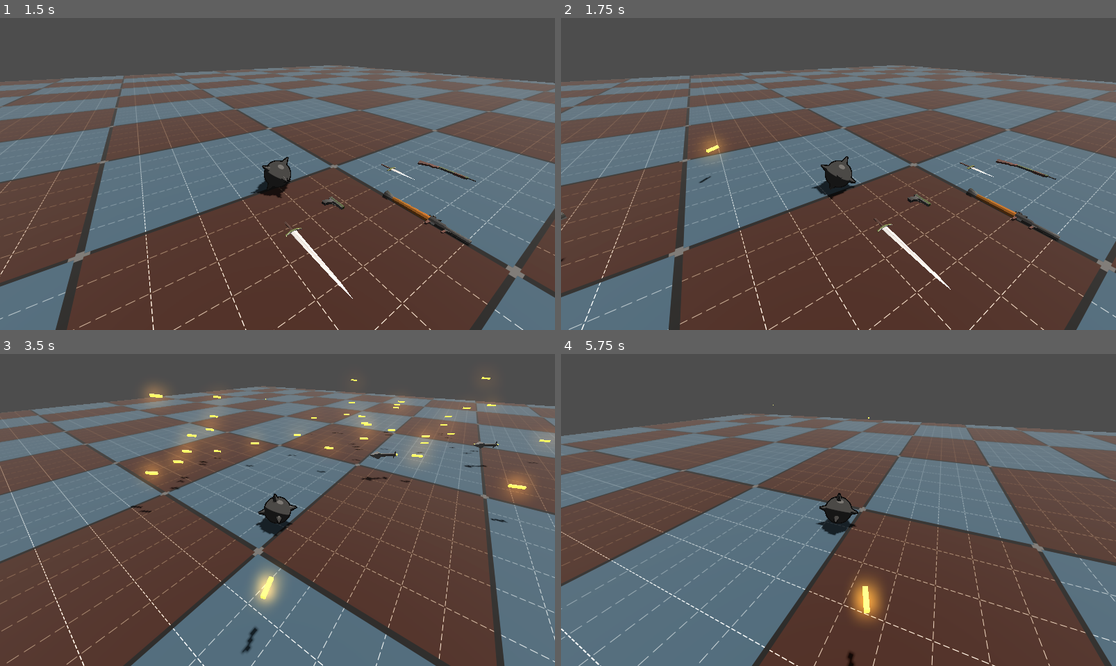
Above: before the commit, frames 1-4 (two rows, left to right).
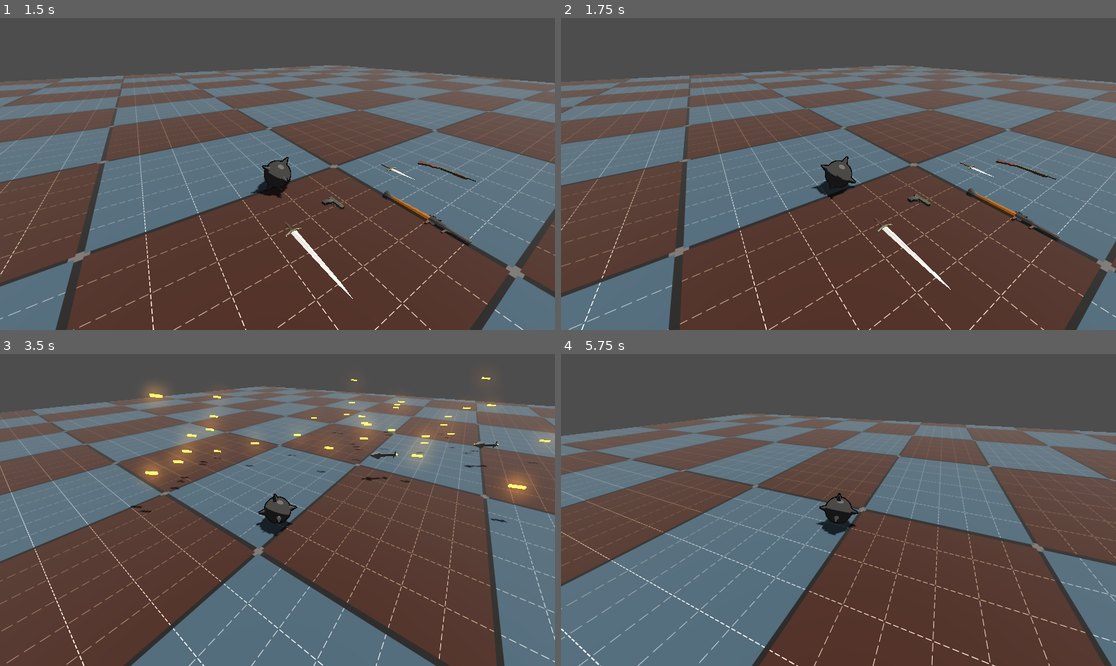
Above: after the commit, the same moments.

Repository: erikringwalters/pirate-jam-16-prototype
Game: Godot game, scene res://scenes/main.tscn
Two runs of this game, one before a commit and one after it. Both use one fixed random seed, a clock stepped at 60 frames per second and the inputs below.
Inputs (mouse positions are in pixels of both pictures, inside the frame that each line leads up to):
- Up to frame 1 (1.5 s): move the mouse to (399, 158) at 0.52 s; press the mouse at (399, 158) at 0.53 s; hold D (move_right) 0.53-1.28 s; move the mouse to (249, 174) at 1.27 s; release the mouse at (249, 174) at 1.28 s; hold W (move_up) from 1.28 s (still down); click (249, 174) at 1.35 s
- Up to frame 2 (1.75 s): keep holding W (move_up)
- Up to frame 3 (3.5 s): keep holding W (move_up); move the mouse to (288, 503) at 2.02 s; press the mouse at (288, 503) at 2.03 s; move the mouse to (271, 516) at 2.77 s; release the mouse at (271, 516) at 2.78 s; click (271, 516) at 2.85 s
- Up to frame 4 (5.75 s): keep holding W (move_up); move the mouse to (877, 513) at 3.52 s; press the mouse at (877, 513) at 3.53 s; move the mouse to (794, 506) at 4.27 s; release the mouse at (794, 506) at 4.28 s; click (794, 506) at 4.35 s; move the mouse to (844, 510) at 5.02 s; press the mouse at (844, 510) at 5.03 s

Frame 1 is identical in both runs. In frame 2, 0.3% of the frame differs, in the area x 0-30%, y 38-79%; in frame 3, 0.7%; in frame 4, 0.8%, in the area x 38-59%, y 16-100%.

Commit message:
wave over / new wave basic logic

Diff:
--- a/scenes/main.tscn
+++ b/scenes/main.tscn
@@ -102,5 +102,7 @@
 [node name="Sword_PickupItem" parent="." instance=ExtResource("10_0ld40")]
 transform = Transform3D(1, 0, 0, 0, -4.37114e-08, -1, 0, 1, -4.37114e-08, -4, 1, 3)
 
-[node name="Enemy" parent="." instance=ExtResource("11_ya4ey")]
-transform = Transform3D(1, 0, 0, 0, 1, 0, 0, 0, 1, -13, 1, 0)
+[node name="EnemyCountTimer" type="Timer" parent="."]
+unique_name_in_owner = true
+
+[connection signal="timeout" from="EnemyCountTimer" to="." method="_on_enemy_count_timer_timeout"]
--- a/scripts/enemy.gd
+++ b/scripts/enemy.gd
@@ -1,4 +1,6 @@
 extends RigidBody3D
+
+signal died
 
 @export var move_speed = 1.0
 @export var acceleration := 50.0
@@ -9,10 +11,13 @@
 
 var weapon_name:NodePath
 var weapon:Node3D
+var is_alive = true
 
 func _ready() -> void:
+	self.add_to_group("Enemy")
 	weapon_name = Items.weapons.keys()[randi_range(0, Items.weapons.size() - 1)]
-	print(weapon_name)
+	connect("died", Callable(get_parent(), "_on_enemy_died"))
+	#print(weapon_name)
 	weapon = Items.weapons[str(weapon_name)]['weapon_scene'].instantiate()
 	add_child(weapon)
 	weapon.set_weapon_type(weapon_name)
@@ -59,6 +64,10 @@
 		# maybe make it explode here or something
 		drop_weapon()
 		reset_material_color()
+		# to prevent emitting multiple times if hit by multiple bullets
+		if is_alive:
+			died.emit()
+			is_alive = false
 		queue_free()
 
 func _on_hit_box_area_entered(area: Area3D) -> void:
--- a/scripts/main.gd
+++ b/scripts/main.gd
@@ -8,7 +8,12 @@
 @export var z_offset : float = 20.0
 @export var spread_offset : float = 5
 
+var enemy_count = 0
+
+@onready var enemy_count_timer = %EnemyCountTimer
+
 func _ready() -> void:
+	enemy_count_timer.wait_time = 0.1
 	spawn_wave(5)
 
 # n will be squared
@@ -18,6 +23,7 @@
 			# Spawn enemy
 			var enemy = enemy_scene.instantiate()
 			add_child(enemy)
+			enemy_count += 1
 			# Spawn weapon alone
 			#var weapon = weapon_scene.instantiate()
 			#add_child(weapon)
@@ -27,3 +33,23 @@
 				y_offset,
 				j * spread_offset + z_offset
 			)
+
+func _on_enemy_died():
+	enemy_count -= 1
+	print(enemy_count, " enemies left")
+	if enemy_count <= 0:
+		enemy_count_timer.start()
+
+
+func wave_over():
+	# TODO: show game over screen
+	print("wave over")
+	print("new wave starting")
+	spawn_wave(5)
+
+
+func _on_enemy_count_timer_timeout() -> void:
+	#verify enemy count in case something went wrong
+	enemy_count = get_tree().get_node_count_in_group("Enemy")
+	if enemy_count <= 0:
+		wave_over()
Not shown: 1 places in scenes/player/player.tscn that only renumber resources
